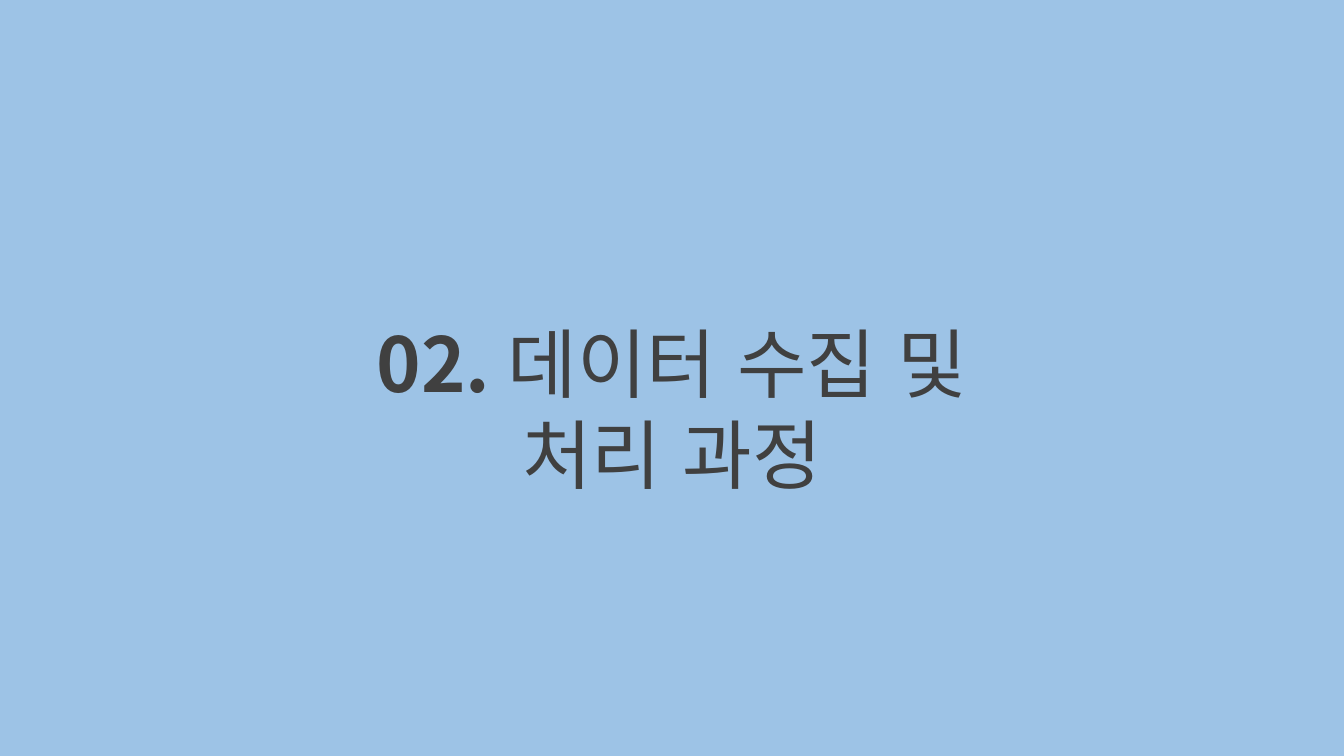
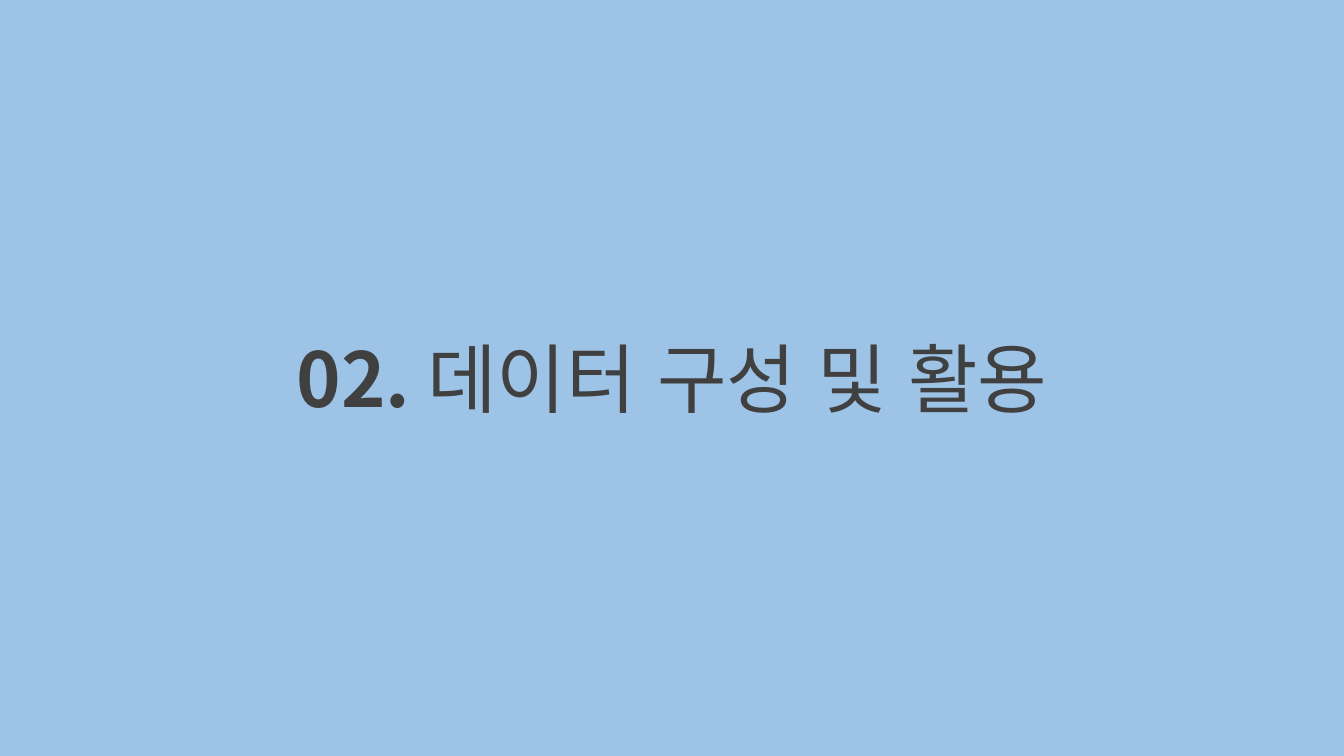
Before and after one commit to Hiddle00/project2_weather, a slide deck: slide 9 of 최종발표/03.D팀_최종발표.pptx. Drawn at 1344x756 pixels with LibreOffice and Linux fonts; fonts in the diff are those of the drawing. Boxes give left, top, right and bottom in pixels: in the first picture for what was removed or moved away, otherwise in the second. Text is boxed around its words. In the diff, an @@ line names an element or a change of style, - is before the commit and + after.

```diff
--- a/최종발표/03.D팀_최종발표.pptx
+++ b/최종발표/03.D팀_최종발표.pptx
@@ text at bbox=[297, 344, 1047, 413]: text changed @@
-02. 데이터 수집 및 처리 과정
+02. 데이터 구성 및 활용
```
Also in this commit, not shown: 6 other slides changed, 2 slides added, 7 other files.
